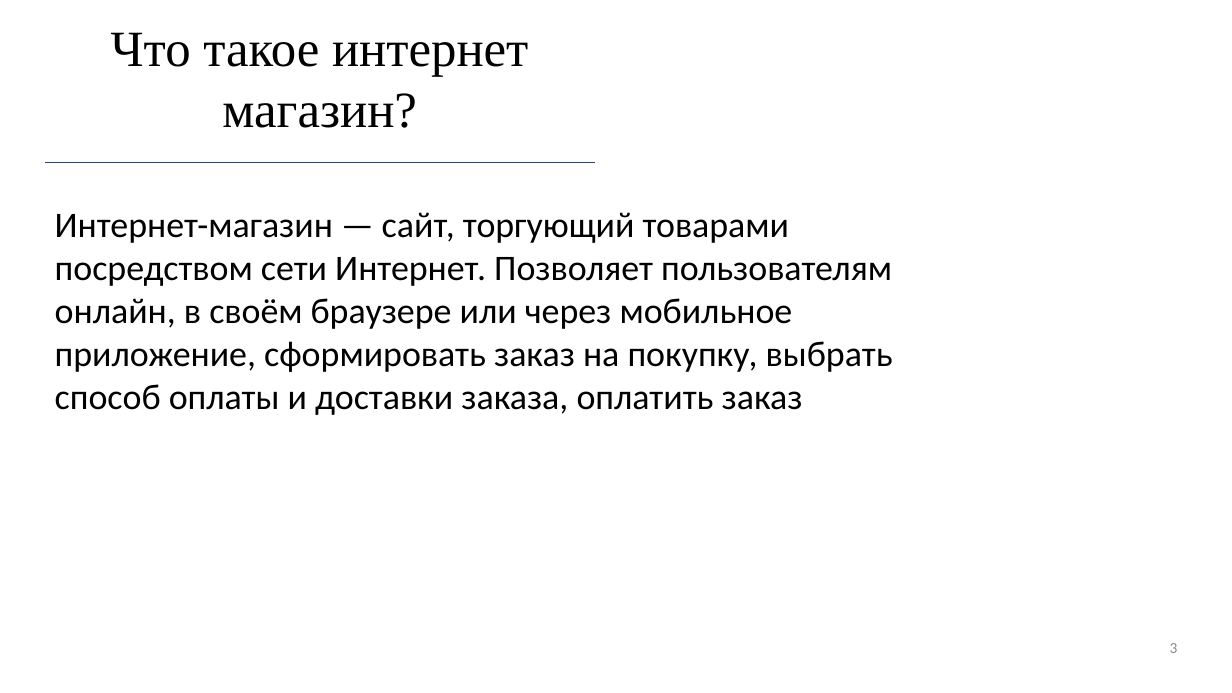
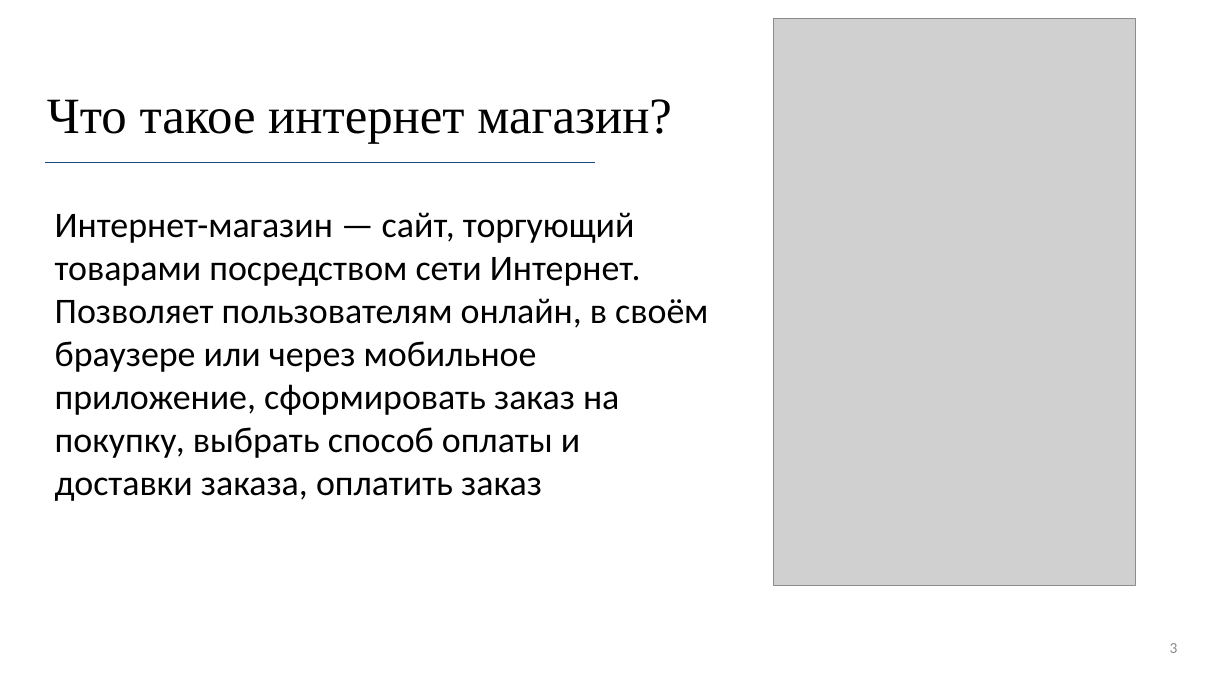
Before and after one commit to R1ccoon/Ip3s, a slide deck: slide 3 of not_site_files/pres.pptx. Drawn at 1232x693 pixels with LibreOffice and Linux fonts; fonts in the diff are those of the drawing; grey boxes stand for pictures. Boxes give left, top, right and bottom in pixels: in the first picture for what was removed or moved away, otherwise in the second. Text is boxed around its words. In the diff, an @@ line names an element or a change of style, - is before the commit and + after.

```diff
--- a/not_site_files/pres.pptx
+++ b/not_site_files/pres.pptx
@@ picture added at box(774, 18, 1136, 586) @@
@@ title "Что такое интернет магазин?" rewrapped from box(111, 32, 528, 128) to box(47, 99, 672, 143) @@
@@ text "Интернет-магазин — сайт, торгующий товарами ..." rewrapped from box(55, 212, 893, 415) to box(55, 212, 708, 501) @@
```
Also in this commit, not shown: 6 other slides changed.
